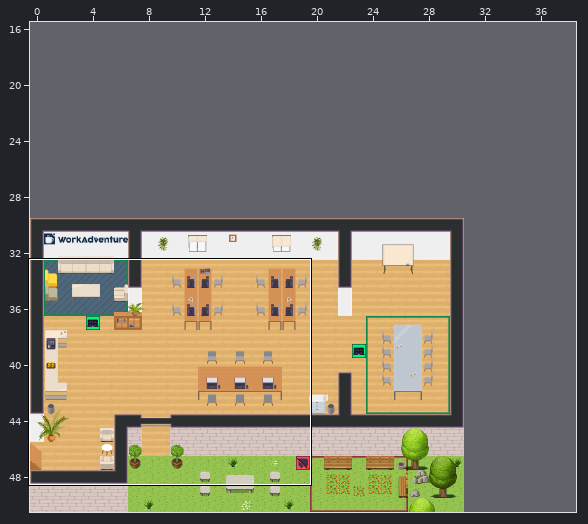
Two versions of a level (Tiled map (JSON), map.tmj). The picture above shows the old version from afar; the outline marks the close-up.
Close-up. Earlier state:
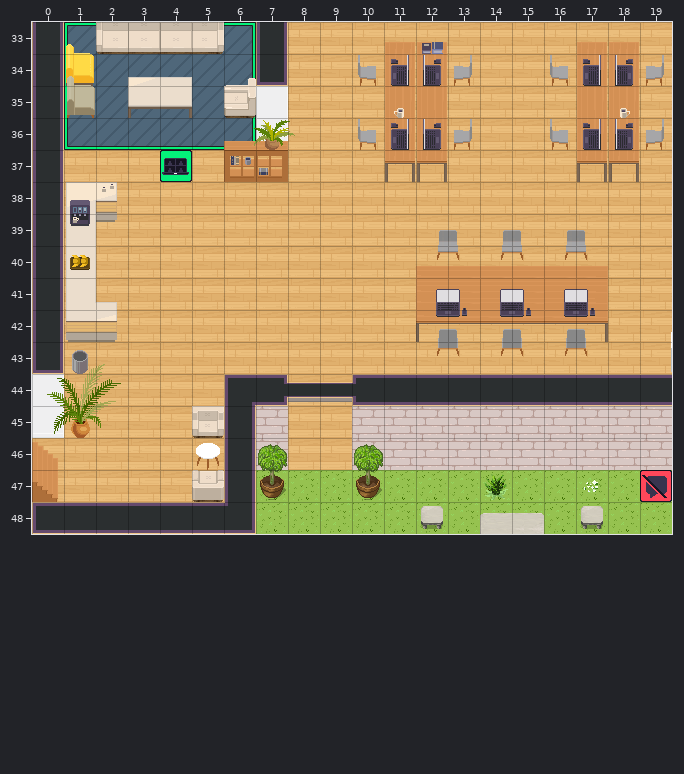
Cells are 32x32 px. Shown: x 0..19, y 33..48. The commit also changed other parts of the map, which this record leaves out. The old version is drawn lined up with the new one.
New version:
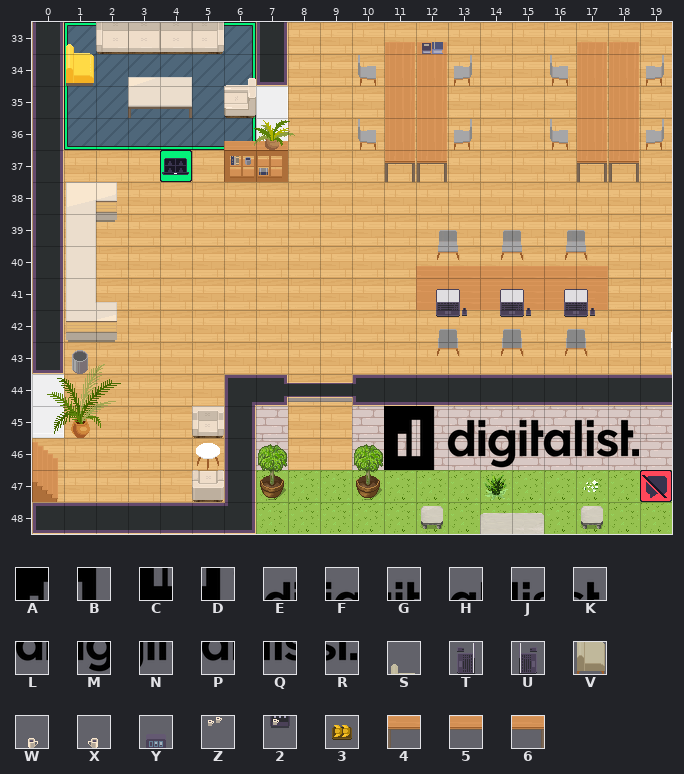
Key: from "Chunk 1": A 59, B 60, C 62, D 63, E 64, F 65, G 66, H 67, J 68, K 69, L 70, M 71, N 72, P 73, Q 74, R 75, S 146, T 147, U 148, V 149, W 150, X 150 flipped left-right, Y 151, Z 152, 2 153, 3 154, 4 155, 5 156, 6 157.
_ is an empty cell.
Diff:
map size 31x21 -> 41x51 cells (old content now starts at 0,30; both pictures use the new coordinates)
layer "start" offset 0,0 -> 1,-3 px
Layer "walls/walls2":
y 45: x 11..18 ________ -> ABEFGHJK
y 46: x 11..18 ________ -> CDLMNPQR
Layer "furniture/furniture3" (now hidden):
y 34: x 1 S -> _; x 11..12 TU -> __; x 17..18 TU -> __
y 35: x 1 V -> _; x 11 X -> _; x 18 W -> _
y 36: x 11..12 TU -> __; x 17..18 TU -> __
y 38: x 1..2 YZ -> __
y 39: x 1 2 -> _
y 40: x 1 3 -> _
y 42: x 12..17 455556 -> ______
